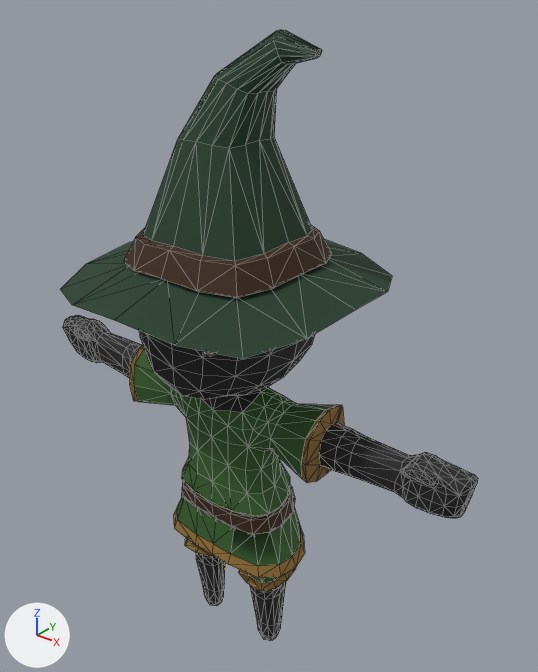
A saved change to the glTF model public/assets/worldstream/rigged/q-elf.glb.
Before and after are seen from a 50 mm lens placed at (1.21, -1.336, 1.928), pointed at (0.045, 0.12, 1.025). Every picture has the same lights, and +X, +Y and +Z are marked at lower left. The picture after the commit comes second. Mesh edges are drawn as thin lines. Where no turn or scale is listed for an object, it has been applied to the vertices. Vertices at exactly the same position are counted once.

The first picture shows 'Body'.
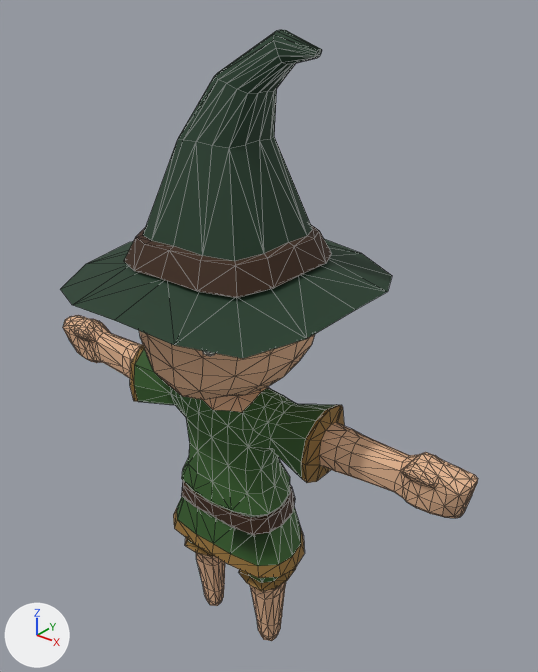
Pixel boxes (x1, y1, x2, y2) of what changed, in the pictures (538 x 672 px):
```json
{"part": 1, "of": "me_cube_004", "change": "recoloured", "before": [63, 315, 478, 641], "after": [63, 315, 478, 641]}
```

Edits to the scene script, one JSON object a line:
```json
{"block": "me_cube_004", "where": "me_cube_004.from_pydata(...)  # 1314 vertices, 2594 faces; spans x -0.72..0.72, y -0.38..0.38, z -0.01..1.81"}
{"block": "me_cube_004", "where": "# used by ob_body; location = (0.0, 0.014, 0.009)"}
{"block": "me_cube_004", "change": "me_cube_004 part 1: 1298 faces centred in x -0.72..0.72, y -0.22..0.22, z -0.01..1.38 are repainted in the vertex colours; the middle colour goes from black #1f1f1f to beige #e3b48f"}
```
